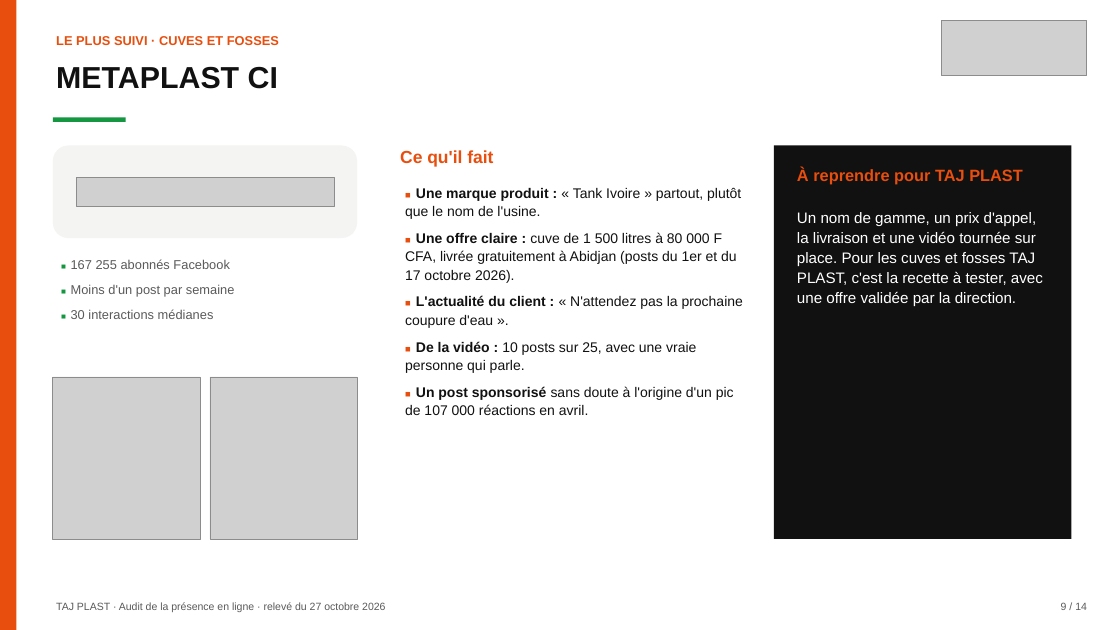
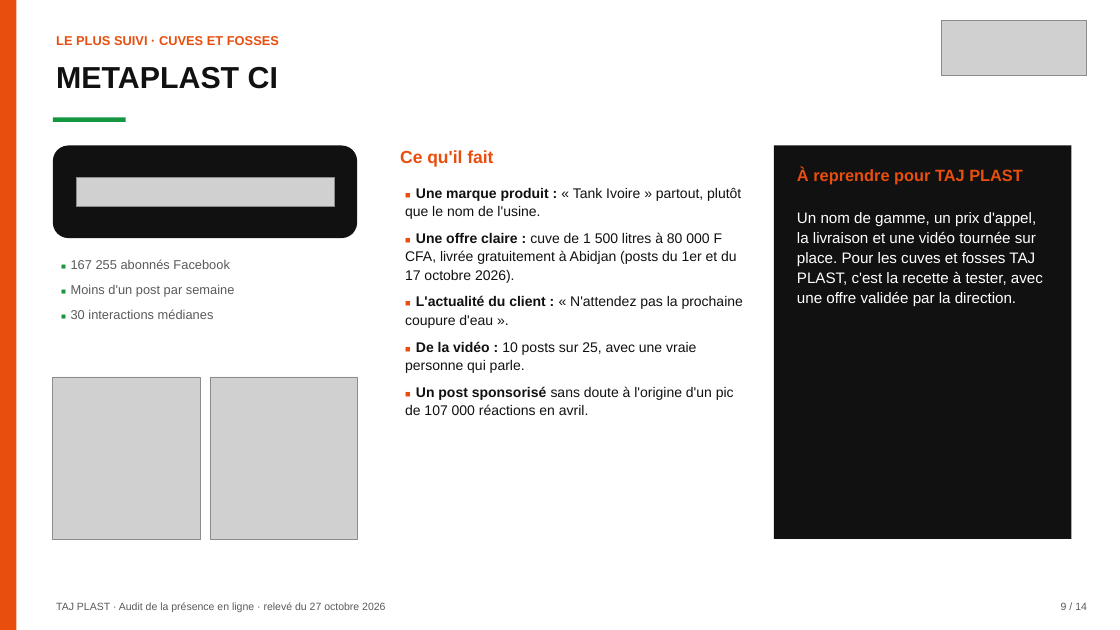
Before and after one commit to leslita06/fatima-unifood-fictif, a slide deck: slide 9 of tmp-tj/261027_tajplast_audit-presence-en-ligne_v1.pptx. Drawn at 1120x630 pixels with LibreOffice and Linux fonts; fonts in the diff are those of the drawing; grey boxes stand for pictures. Boxes give left, top, right and bottom in pixels: in the first picture for what was removed or moved away, otherwise in the second. Text is boxed around its words. In the diff, an @@ line names an element or a change of style, - is before the commit and + after.

```diff
--- a/tmp-tj/261027_tajplast_audit-presence-en-ligne_v1.pptx
+++ b/tmp-tj/261027_tajplast_audit-presence-en-ligne_v1.pptx
@@ rounded rectangle at [53, 145, 357, 238]: fill #F4F4F2 to #111111 @@
```
Also in this commit, not shown: 3 other slides changed.
